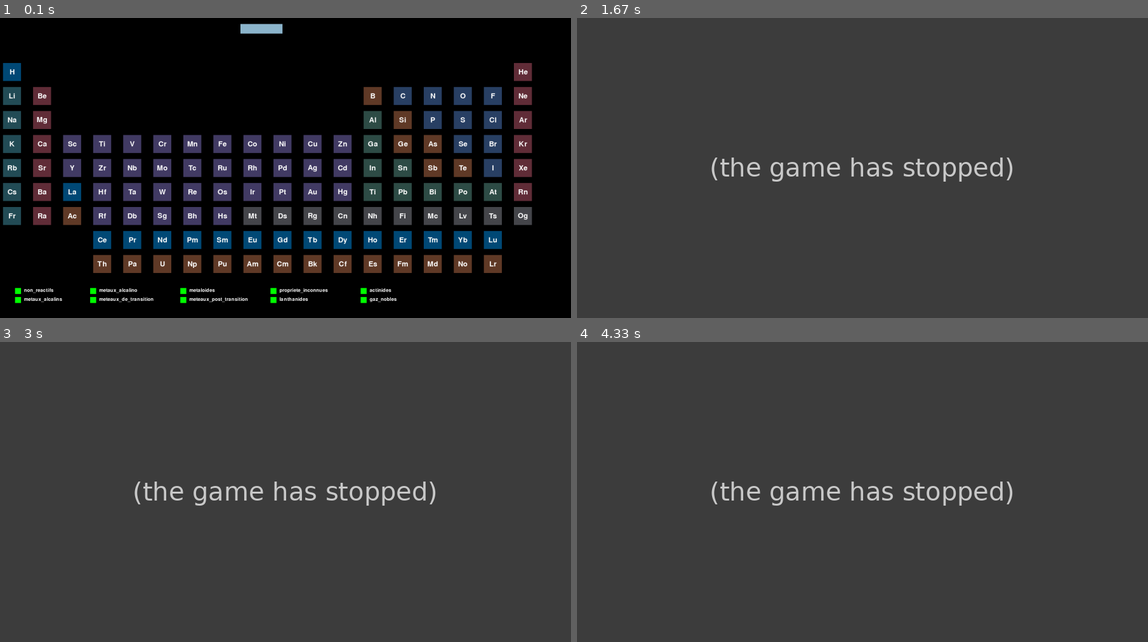
Above: before the commit, frames 1-4 (two rows, left to right).
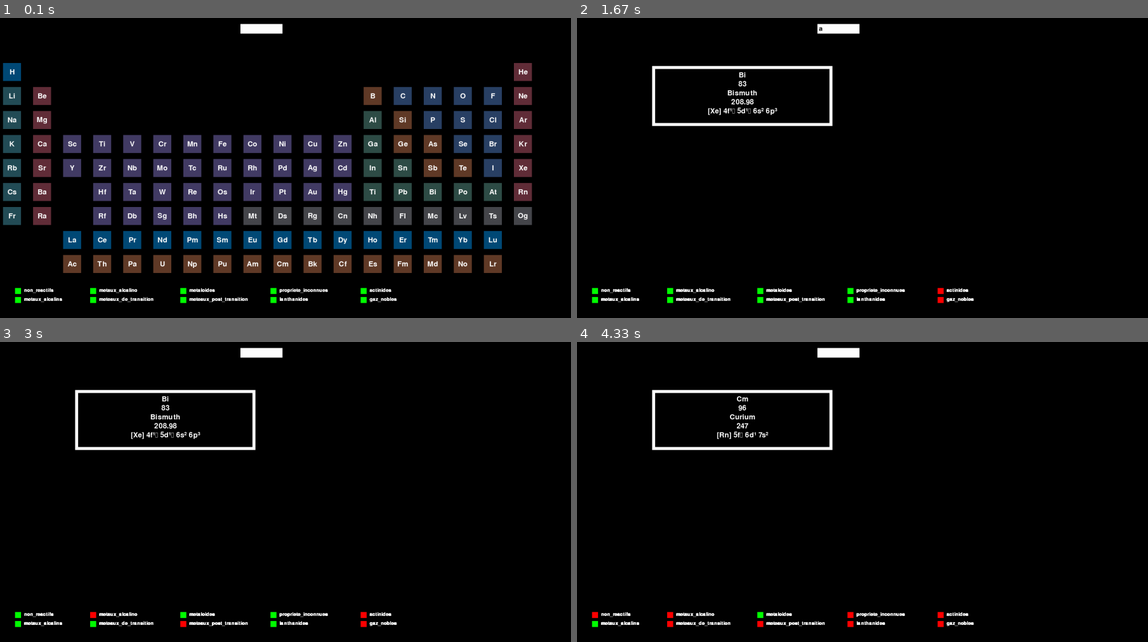
Above: after the commit, the same moments.

Repository: Dwikso/Pygame-Chimie
Game: pygame game, started from init.py
The game is run twice, just before and just after one commit, with the same random seed, the same clock (stepped at 60 frames per second) and the same inputs.
Inputs (mouse positions are in pixels of both pictures, inside the frame that each line leads up to):
- Up to frame 1 (0.1 s): no input
- Up to frame 2 (1.67 s): press the mouse at (942, 300) at 0.37 s; move the mouse to (856, 186) at 0.47 s; release the mouse at (776, 75) at 0.6 s; press the mouse at (942, 291) at 0.7 s; move the mouse to (982, 240) at 0.8 s; release the mouse at (1028, 192) at 0.93 s; tap A at 1 s; tap Enter at 1.33 s
- Up to frame 3 (3 s): hold Backspace 1.67-2.13 s; press the mouse at (91, 615) at 2.25 s; move the mouse to (222, 510) at 2.35 s; release the mouse at (348, 405) at 2.48 s; tap Enter at 2.55 s; press the mouse at (182, 624) at 2.92 s
- Up to frame 4 (4.33 s): move the mouse to (799, 609) at 3.02 s; release the mouse at (839, 597) at 3.15 s; press the mouse at (668, 624) at 3.25 s; move the mouse to (759, 510) at 3.35 s; release the mouse at (856, 396) at 3.48 s; press the mouse at (851, 624) at 3.58 s; move the mouse to (862, 606) at 3.68 s; release the mouse at (868, 591) at 3.82 s; press the mouse at (851, 615) at 3.92 s; move the mouse to (799, 501) at 4.02 s; release the mouse at (754, 387) at 4.15 s; press the mouse at (594, 615) at 4.25 s

The runs differ from the first frame. In frame 1, 1.5% of the frame differs, in the area x 4-71%, y 1-95%; in frame 2, 100%; in frame 3, 100%; in frame 4, 100%, in the area x 0-100%, y 0-100%.
Error before the commit: NameError: name 'j' is not defined (init.py line 419); the game stopped at 1.33 s (later frames are placeholders)

Commit message:
Presque Finis

Diff:
--- a/init.py
+++ b/init.py
@@ -2,7 +2,9 @@
 from sys import exit
 
 pygame.init()
-screen = pygame.display.set_mode((1900,1000))
+width = 1900
+height = 1000
+screen = pygame.display.set_mode((width,height))
 pygame.display.set_caption('Tableau Périodique')
 font = pygame.font.Font(None, 36)
 
@@ -19,17 +21,19 @@
 bleu_acier = (42, 65, 101)
 white = (255,255,255)
 marron_rougeatre = (97,59,40)
+rouge_fonce = (212, 15, 77)
 
 #Search Bar
 search_font = pygame.font.Font(None, 32)
 search_text = ''
 
 search_rect = pygame.Rect(800, 20, 140, 32)
-search_color = pygame.Color('lightskyblue3')
+search_color = pygame.Color('white')
 search_active = False
 
 #CheckBox
 checked = False
+
 
 
 rectangle = pygame.Rect(250,160,600,200)
@@ -81,11 +85,11 @@
     (3,7) : "Ce", (4,7) : "Pr" , (5,7) : "Nd" , (6,7) : "Pm",
     (7,7) : "Sm" , (8,7) : "Eu" , (9,7) : "Gd" , (10,7) : "Tb",
     (11,7) : "Dy", (12,7) : "Ho" , (13,7) : "Er" , (14,7) : "Tm",
-    (15,7): "Yb", (16,7) : "Lu",
+    (15,7): "Yb", (16,7) : "Lu", (2, 7): "La"
 }
 
 actinide = {
-    (2,6) : "Ac",(3,8) : "Th", (4,8) : "Pa" , (5,8) : "U" ,
+    (2,8) : "Ac",(3,8) : "Th", (4,8) : "Pa" , (5,8) : "U" ,
     (6,8) : "Np", (7,8) : "Pu" , (8,8) : "Am" , (9,8) : "Cm" , (10,8) : "Bk",
     (11,8) : "Cf", (12,8) : "Es" , (13,8) : "Fm" , (14,8) : "Md", (15,8): "No", (16,8) : "Lr"
 }
@@ -96,124 +100,124 @@
 }
 
 element_chimiques = {
-    (0, 0): ["H", "1", "Hydrogène", "1.0078"],
-    (17, 0): ["He", "2", "Hélium", "4.0026"],
-    (0, 1): ["Li", "3", "Lithium", "6.941"],
-    (1, 1): ["Be", "4", "Béryllium", "9.0122"],
-    (12, 1): ["B", "5", "Bore", "10.81"],
-    (13, 1): ["C", "6", "Carbone", "12.011"],
-    (14, 1): ["N", "7", "Azote", "14.007"],
-    (15, 1): ["O", "8", "Oxygène", "15.999"],
-    (16, 1): ["F", "9", "Fluor", "18.998"],
-    (17, 1): ["Ne", "10", "Néon", "20.180"],
-    (0, 2): ["Na", "11", "Sodium", "22.990"],
-    (1, 2): ["Mg", "12", "Magnésium", "24.305"],
-    (12, 2): ["Al", "13", "Aluminium", "26.982"],
-    (13, 2): ["Si", "14", "Silicium", "28.085"],
-    (14, 2): ["P", "15", "Phosphore", "30.974"],
-    (15, 2): ["S", "16", "Soufre", "32.06"],
-    (16, 2): ["Cl", "17", "Chlore", "35.45"],
-    (17, 2): ["Ar", "18", "Argon", "39.948"],
-    (0, 3): ["K", "19", "Potassium", "39.098"],
-    (1, 3): ["Ca", "20", "Calcium", "40.078"],
-    (2, 3): ["Sc", "21", "Scandium", "44.956"],
-    (3, 3): ["Ti", "22", "Titane", "47.867"],
-    (4, 3): ["V", "23", "Vanadium", "50.942"],
-    (5, 3): ["Cr", "24", "Chrome", "51.996"],
-    (6, 3): ["Mn", "25", "Manganèse", "54.938"],
-    (7, 3): ["Fe", "26", "Fer", "55.845"],
-    (8, 3): ["Co", "27", "Cobalt", "58.933"],
-    (9, 3): ["Ni", "28", "Nickel", "58.693"],
-    (10, 3): ["Cu", "29", "Cuivre", "63.546"],
-    (11, 3): ["Zn", "30", "Zinc", "65.38"],
-    (12, 3): ["Ga", "31", "Gallium", "69.723"],
-    (13, 3): ["Ge", "32", "Germanium", "72.630"],
-    (14, 3): ["As", "33", "Arsenic", "74.922"],
-    (15, 3): ["Se", "34", "Sélénium", "78.971"],
-    (16, 3): ["Br", "35", "Brome", "79.904"],
-    (17, 3): ["Kr", "36", "Krypton", "83.798"],
-    (0, 4): ["Rb", "37", "Rubidium", "85.468"],
-    (1, 4): ["Sr", "38", "Strontium", "87.62"],
-    (2, 4): ["Y", "39", "Yttrium", "88.906"],
-    (3, 4): ["Zr", "40", "Zirconium", "91.224"],
-    (4, 4): ["Nb", "41", "Niobium", "92.906"],
-    (5, 4): ["Mo", "42", "Molybdène", "95.95"],
-    (6, 4): ["Tc", "43", "Technétium", "98"],
-    (7, 4): ["Ru", "44", "Ruthénium", "101.07"],
-    (8, 4): ["Rh", "45", "Rhodium", "102.91"],
-    (9, 4): ["Pd", "46", "Palladium", "106.42"],
-    (10, 4): ["Ag", "47", "Argent", "107.87"],
-    (11, 4): ["Cd", "48", "Cadmium", "112.41"],
-    (12, 4): ["In", "49", "Indium", "114.82"],
-    (13, 4): ["Sn", "50", "Étain", "118.71"],
-    (14, 4): ["Sb", "51", "Antimoine", "121.76"],
-    (15, 4): ["Te", "52", "Tellure", "127.60"],
-    (16, 4): ["I", "53", "Iode", "126.90"],
-    (17, 4): ["Xe", "54", "Xénon", "131.29"],
-    (0, 5): ["Cs", "55", "Césium", "132.91"],
-    (1, 5): ["Ba", "56", "Baryum", "137.33"],
-    (2, 5): ["La", "57", "Lanthane", "138.91"],
-    (3, 5): ["Hf", "72", "Hafnium", "178.49"],
-    (4, 5): ["Ta", "73", "Tantale", "180.95"],
-    (5, 5): ["W", "74", "Tungstène", "183.84"],
-    (6, 5): ["Re", "75", "Rhénium", "186.21"],
-    (7, 5): ["Os", "76", "Osmium", "190.23"],
-    (8, 5): ["Ir", "77", "Iridium", "192.22"],
-    (9, 5): ["Pt", "78", "Platine", "195.08"],
-    (10, 5): ["Au", "79", "Or", "196.97"],
-    (11, 5): ["Hg", "80", "Mercure", "200.59"],
-    (12, 5): ["Ti", "81", "Thallium", "204.38"],
-    (13, 5): ["Pb", "82", "Plomb", "207.2"],
-    (14, 5): ["Bi", "83", "Bismuth", "208.98"],
-    (15, 5): ["Po", "84", "Polonium", "209"],
-    (16, 5): ["At", "85", "Astate", "210"],
-    (17, 5): ["Rn", "86", "Radon", "222"],
-    (0, 6): ["Fr", "87", "Francium", "223"],
-    (1, 6): ["Ra", "88", "Radium", "226"],
-    (2, 6): ["Ac", "89", "Actinium", "227"],
-    (3, 6): ["Rf", "104", "Rutherfordium", "267"],
-    (4, 6): ["Db", "105", "Dubnium", "270"],
-    (5, 6): ["Sg", "106", "Seaborgium", "271"],
-    (6, 6): ["Bh", "107", "Bohrium", "270"],
-    (7, 6): ["Hs", "108", "Hassium", "277"],
-    (8, 6): ["Mt", "109", "Meitnerium", "276"],
-    (9, 6): ["Ds", "110", "Darmstadtium", "281"],
-    (10, 6): ["Rg", "111", "Roentgenium", "280"],
-    (11, 6): ["Cn", "112", "Copernicium", "285"],
-    (12, 6): ["Nh", "113", "Nihonium", "284"],
-    (13, 6): ["Fi", "114", "Flerovium", "289"],
-    (14, 6): ["Mc", "115", "Moscovium", "288"],
-    (15, 6): ["Lv", "116", "Livermorium", "293"],
-    (16, 6): ["Ts", "117", "Tennessine", "294"],
-    (17, 6): ["Og", "118", "Oganesson", "294"],
-    (3, 7): ["Ce", "58", "Cérium", "140.12"],
-    (4, 7): ["Pr", "59", "Praséodyme", "140.91"],
-    (5, 7): ["Nd", "60", "Néodyme", "144.24"],
-    (6, 7): ["Pm", "61", "Prométhium", "145"],
-    (7, 7): ["Sm", "62", "Samarium", "150.36"],
-    (8, 7): ["Eu", "63", "Europium", "151.96"],
-    (9, 7): ["Gd", "64", "Gadolinium", "157.25"],
-    (10, 7): ["Tb", "65", "Terbium", "158.93"],
-    (11, 7): ["Dy", "66", "Dysprosium", "162.50"],
-    (12, 7): ["Ho", "67", "Holmium", "164.93"],
-    (13, 7): ["Er", "68", "Erbium", "167.26"],
-    (14, 7): ["Tm", "69", "Thulium", "168.93"],
-    (15, 7): ["Yb", "70", "Ytterbium", "173.04"],
-    (16, 7): ["Lu", "71", "Lutécium", "174.97"],
-    (3, 8): ["Th", "90", "Thorium", "232.04"],
-    (4, 8): ["Pa", "91", "Protactinium", "231.04"],
-    (5, 8): ["U", "92", "Uranium", "238.03"],
-    (6, 8): ["Np", "93", "Neptunium", "237"],
-    (7, 8): ["Pu", "94", "Plutonium", "244"],
-    (8, 8): ["Am", "95", "Américium", "243"],
-    (9, 8): ["Cm", "96", "Curium", "247"],
-    (10, 8): ["Bk", "97", "Berkélium", "247"],
-    (11, 8): ["Cf", "98", "Californium", "251"],
-    (12, 8): ["Es", "99", "Einsteinium", "252"],
-    (13, 8): ["Fm", "100", "Fermium", "257"],
-    (14, 8): ["Md", "101", "Mendélévium", "258"],
-    (15, 8): ["No", "102", "Nobélium", "259"],
-    (16, 8): ["Lr", "103", "Lawrencium", "262"],
+    (0, 0): ["H", "1", "Hydrogène", "1.0078", "1s¹"],
+    (17, 0): ["He", "2", "Hélium", "4.0026", "1s²"],
+    (0, 1): ["Li", "3", "Lithium", "6.941", "[He] 2s¹"],
+    (1, 1): ["Be", "4", "Béryllium", "9.0122", "[He] 2s²"],
+    (12, 1): ["B", "5", "Bore", "10.81", "[He] 2s² 2p¹"],
+    (13, 1): ["C", "6", "Carbone", "12.011", "[He] 2s² 2p²"],
+    (14, 1): ["N", "7", "Azote", "14.007", "[He] 2s² 2p³"],
+    (15, 1): ["O", "8", "Oxygène", "15.999", "[He] 2s² 2p⁴"],
+    (16, 1): ["F", "9", "Fluor", "18.998", "[He] 2s² 2p⁵"],
+    (17, 1): ["Ne", "10", "Néon", "20.180", "[He] 2s² 2p⁶"],
+    (0, 2): ["Na", "11", "Sodium", "22.990", "[Ne] 3s¹"],
+    (1, 2): ["Mg", "12", "Magnésium", "24.305", "[Ne] 3s²"],
+    (12, 2): ["Al", "13", "Aluminium", "26.982", "[Ne] 3s² 3p¹"],
+    (13, 2): ["Si", "14", "Silicium", "28.085", "[Ne] 3s² 3p²"],
+    (14, 2): ["P", "15", "Phosphore", "30.974", "[Ne] 3s² 3p³"],
+    (15, 2): ["S", "16", "Soufre", "32.06", "[Ne] 3s² 3p⁴"],
+    (16, 2): ["Cl", "17", "Chlore", "35.45", "[Ne] 3s² 3p⁵"],
+    (17, 2): ["Ar", "18", "Argon", "39.948", "[Ne] 3s² 3p⁶"],
+    (0, 3): ["K", "19", "Potassium", "39.098", "[Ar] 4s¹"],
+    (1, 3): ["Ca", "20", "Calcium", "40.078", "[Ar] 4s²"],
+    (2, 3): ["Sc", "21", "Scandium", "44.956", "[Ar] 3d¹ 4s²"],
+    (3, 3): ["Ti", "22", "Titane", "47.867", "[Ar] 3d² 4s²"],
+    (4, 3): ["V", "23", "Vanadium", "50.942", "[Ar] 3d³ 4s²"],
+    (5, 3): ["Cr", "24", "Chrome", "51.996", "[Ar] 3d⁴ 4s²"],
+    (6, 3): ["Mn", "25", "Manganèse", "54.938", "[Ar] 3d⁵ 4s²"],
+    (7, 3): ["Fe", "26", "Fer", "55.845", "[Ar] 3d⁶ 4s²"],
+    (8, 3): ["Co", "27", "Cobalt", "58.933", "[Ar] 3d⁷ 4s²"],
+    (9, 3): ["Ni", "28", "Nickel", "58.693", "[Ar] 3d⁸ 4s²"],
+    (10, 3): ["Cu", "29", "Cuivre", "63.546", "[Ar] 3d⁹ 4s²"],
+    (11, 3): ["Zn", "30", "Zinc", "65.38", "[Ar] 3d¹⁰ 4s²"],
+    (12, 3): ["Ga", "31", "Gallium", "69.723", "[Ar] 3d¹⁰ 4s² 4p¹"],
+    (13, 3): ["Ge", "32", "Germanium", "72.630", "[Ar] 3d¹⁰ 4s² 4p²"],
+    (14, 3): ["As", "33", "Arsenic", "74.922", "[Ar] 3d¹⁰ 4s² 4p³"],
+    (15, 3): ["Se", "34", "Sélénium", "78.971", "[Ar] 3d¹⁰ 4s² 4p⁴"],
+    (16, 3): ["Br", "35", "Brome", "79.904", "[Ar] 3d¹⁰ 4s² 4p⁵"],
+    (17, 3): ["Kr", "36", "Krypton", "83.798", "[Ar] 3d¹⁰ 4s² 4p⁶"],
+    (0, 4): ["Rb", "37", "Rubidium", "85.468", "[Kr] 5s¹"],
+    (1, 4): ["Sr", "38", "Strontium", "87.62", "[Kr] 5s²"],
+    (2, 4): ["Y", "39", "Yttrium", "88.906", "[Kr] 4d¹ 5s²"],
+    (3, 4): ["Zr", "40", "Zirconium", "91.224", "[Kr] 4d² 5s²"],
+    (4, 4): ["Nb", "41", "Niobium", "92.906", "[Kr] 4d³ 5s²"],
+    (5, 4): ["Mo", "42", "Molybdène", "95.95", "[Kr] 4d⁴ 5s²"],
+    (6, 4): ["Tc", "43", "Technétium", "98", "[Kr] 4d⁵ 5s²"],
+    (7, 4): ["Ru", "44", "Ruthénium", "101.07", "[Kr] 4d⁶ 5s²"],
+    (8, 4): ["Rh", "45", "Rhodium", "102.91", "[Kr] 4d⁷ 5s²"],
+    (9, 4): ["Pd", "46", "Palladium", "106.42", "[Kr] 4d⁸ 5s²"],
+    (10, 4): ["Ag", "47", "Argent", "107.87", "[Kr] 4d⁹ 5s²"],
+    (11, 4): ["Cd", "48", "Cadmium", "112.41", "[Kr] 4d¹⁰ 5s²"],
+    (12, 4): ["In", "49", "Indium", "114.82", "[Kr] 4d¹⁰ 5s² 5p¹"],
+    (13, 4): ["Sn", "50", "Étain", "118.71", "[Kr] 4d¹⁰ 5s² 5p²"],
+    (14, 4): ["Sb", "51", "Antimoine", "121.76", "[Kr] 4d¹⁰ 5s² 5p³"],
+    (15, 4): ["Te", "52", "Tellure", "127.60", "[Kr] 4d¹⁰ 5s² 5p⁴"],
+    (16, 4): ["I", "53", "Iode", "126.90", "[Kr] 4d¹⁰ 5s² 5p⁵"],
+    (17, 4): ["Xe", "54", "Xénon", "131.29", "[Kr] 4d¹⁰ 5s² 5p⁶"],
+    (0, 5): ["Cs", "55", "Césium", "132.91", "[Xe] 6s¹"],
+    (1, 5): ["Ba", "56", "Baryum", "137.33", "[Xe] 6s²"],
+    (2, 7): ["La", "57", "Lanthane", "138.91", "[Xe] 5d¹ 6s²"],
+    (3, 5): ["Hf", "72", "Hafnium", "178.49", "[Xe] 4f¹⁴ 5d² 6s²"],
+    (4, 5): ["Ta", "73", "Tantale", "180.95", "[Xe] 4f¹⁴ 5d³ 6s²"],
+    (5, 5): ["W", "74", "Tungstène", "183.84", "[Xe] 4f¹⁴ 5d⁴ 6s²"],
+    (6, 5): ["Re", "75", "Rhénium", "186.21", "[Xe] 4f¹⁴ 5d⁵ 6s²"],
+    (7, 5): ["Os", "76", "Osmium", "190.23", "[Xe] 4f¹⁴ 5d⁶ 6s²"],
+    (8, 5): ["Ir", "77", "Iridium", "192.22", "[Xe] 4f¹⁴ 5d⁷ 6s²"],
+    (9, 5): ["Pt", "78", "Platine", "195.08", "[Xe] 4f¹⁴ 5d⁹ 6s¹"],
+    (10, 5): ["Au", "79", "Or", "196.97", "[Xe] 4f¹⁴ 5d¹⁰ 6s¹"],
+    (11, 5): ["Hg", "80", "Mercure", "200.59", "[Xe] 4f¹⁴ 5d¹⁰ 6s²"],
+    (12, 5): ["Ti", "81", "Thallium", "204.38", "[Xe] 4f¹⁴ 5d¹⁰ 6s² 6p¹"],
+    (13, 5): ["Pb", "82", "Plomb", "207.2", "[Xe] 4f¹⁴ 5d¹⁰ 6s² 6p²"],
+    (14, 5): ["Bi", "83", "Bismuth", "208.98", "[Xe] 4f¹⁴ 5d¹⁰ 6s² 6p³"],
+    (15, 5): ["Po", "84", "Polonium", "209", "[Xe] 4f¹⁴ 5d¹⁰ 6s² 6p⁴"],
+    (16, 5): ["At", "85", "Astate", "210", "[Xe] 4f¹⁴ 5d¹⁰ 6s² 6p⁵"],
+    (17, 5): ["Rn", "86", "Radon", "222", "[Xe] 4f¹⁴ 5d¹⁰ 6s² 6p⁶"],
+    (0, 6): ["Fr", "87", "Francium", "223", "[Rn] 7s¹"],
+    (1, 6): ["Ra", "88", "Radium", "226", "[Rn] 7s²"],
+    (2, 8): ["Ac", "89", "Actinium", "227", "[Rn] 6d¹ 7s²"],
+    (3, 6): ["Rf", "104", "Rutherfordium", "267", "[Rn] 5f¹⁴ 6d² 7s²"],
+    (4, 6): ["Db", "105", "Dubnium", "270", "[Rn] 5f¹⁴ 6d³ 7s²"],
+    (5, 6): ["Sg", "106", "Seaborgium", "271", "[Rn] 5f¹⁴ 6d⁴ 7s²"],
+    (6, 6): ["Bh", "107", "Bohrium", "270", "[Rn] 5f¹⁴ 6d⁵ 7s²"],
+    (7, 6): ["Hs", "108", "Hassium", "277", "[Rn] 5f¹⁴ 6d⁶ 7s²"],
+    (8, 6): ["Mt", "109", "Meitnerium", "276", "[Rn] 5f¹⁴ 6d⁷ 7s²"],
+    (9, 6): ["Ds", "110", "Darmstadtium", "281", "[Rn] 5f¹⁴ 6d⁸ 7s²"],
+    (10, 6): ["Rg", "111", "Roentgenium", "280", "[Rn] 5f¹⁴ 6d¹⁰ 7s¹"],
+    (11, 6): ["Cn", "112", "Copernicium", "285", "[Rn] 5f¹⁴ 6d¹⁰ 7s²"],
+    (12, 6): ["Nh", "113", "Nihonium", "284", "[Rn] 5f¹⁴ 6d¹⁰ 7s² 7p¹"],
+    (13, 6): ["Fl", "114", "Flerovium", "289", "[Rn] 5f¹⁴ 6d¹⁰ 7s² 7p²"],
+    (14, 6): ["Mc", "115", "Moscovium", "288", "[Rn] 5f¹⁴ 6d¹⁰ 7s² 7p³"],
+    (15, 6): ["Lv", "116", "Livermorium", "293", "[Rn] 5f¹⁴ 6d¹⁰ 7s² 7p⁴"],
+    (16, 6): ["Ts", "117", "Tennessine", "294", "[Rn] 5f¹⁴ 6d¹⁰ 7s² 7p⁵"],
+    (17, 6): ["Og", "118", "Oganesson", "294", "[Rn] 5f¹⁴ 6d¹⁰ 7s² 7p⁶"],
+    (3, 7): ["Ce", "58", "Cérium", "140.12", "[Xe] 4f¹ 5d¹ 6s²"],
+    (4, 7): ["Pr", "59", "Praséodyme", "140.91", "[Xe] 4f³ 6s²"],
+    (5, 7): ["Nd", "60", "Néodyme", "144.24", "[Xe] 4f⁴ 6s²"],
+    (6, 7): ["Pm", "61", "Prométhium", "145", "[Xe] 4f⁵ 6s²"],
+    (7, 7): ["Sm", "62", "Samarium", "150.36", "[Xe] 4f⁶ 6s²"],
+    (8, 7): ["Eu", "63", "Europium", "151.96", "[Xe] 4f⁷ 6s²"],
+    (9, 7): ["Gd", "64", "Gadolinium", "157.25", "[Xe] 4f⁷ 5d¹ 6s²"],
+    (10, 7): ["Tb", "65", "Terbium", "158.93", "[Xe] 4f⁹ 6s²"],
+    (11, 7): ["Dy", "66", "Dysprosium", "162.50", "[Xe] 4f¹⁰ 6s²"],
+    (12, 7): ["Ho", "67", "Holmium", "164.93", "[Xe] 4f¹¹ 6s²"],
+    (13, 7): ["Er", "68", "Erbium", "167.26", "[Xe] 4f¹² 6s²"],
+    (14, 7): ["Tm", "69", "Thulium", "168.93", "[Xe] 4f¹³ 6s²"],
+    (15, 7): ["Yb", "70", "Ytterbium", "173.04", "[Xe] 4f¹⁴ 6s²"],
+    (16, 7): ["Lu", "71", "Lutécium", "174.97", "[Xe] 4f¹⁴ 5d¹ 6s²"],
+    (3, 8): ["Th", "90", "Thorium", "232.04", "[Rn] 6d² 7s²"],
+    (4, 8): ["Pa", "91", "Protactinium", "231.04", "[Rn] 5f² 6d¹ 7s²"],
+    (5, 8): ["U", "92", "Uranium", "238.03", "[Rn] 5f³ 6d¹ 7s²"],
+    (6, 8): ["Np", "93", "Neptunium", "237", "[Rn] 5f⁴ 6d¹ 7s²"],
+    (7, 8): ["Pu", "94", "Plutonium", "244", "[Rn] 5f⁵ 6d¹ 7s²"],
+    (8, 8): ["Am", "95", "Américium", "243", "[Rn] 5f⁶ 6d¹ 7s²"],
+    (9, 8): ["Cm", "96", "Curium", "247", "[Rn] 5f⁷ 6d¹ 7s²"],
+    (10, 8): ["Bk", "97", "Berkélium", "247", "[Rn] 5f⁹ 6d¹ 7s²"],
+    (11, 8): ["Cf", "98", "Californium", "251", "[Rn] 5f¹⁰ 6d¹ 7s²"],
+    (12, 8): ["Es", "99", "Einsteinium", "252", "[Rn] 5f¹¹ 6d¹ 7s²"],
+    (13, 8): ["Fm", "100", "Fermium", "257", "[Rn] 5f¹² 6d¹ 7s²"],
+    (14, 8): ["Md", "101", "Mendélévium", "258", "[Rn] 5f¹³ 6d¹ 7s²"],
+    (15, 8): ["No", "102", "Nobélium", "259", "[Rn] 5f¹⁴ 6d¹ 7s²"],
+    (16, 8): ["Lr", "103", "Lawrencium", "262", "[Rn] 5f¹⁴ 6d¹ 7s² 7p¹"],
 }
 
 
@@ -224,9 +228,9 @@
         for j in range(9):
             if i in [1,2,3,4,5,6,7,8,9,10,11,12,13,14,15,16] and j in [0]:
                 pygame.draw.rect(screen, black,(10 + i * 100, 150 + j * 80, 60, 60))
-            elif i in [0] and j in [0] or i in [3,4,5,6,7,8,9,10,11,12,13,14,15,16] and j in [7] :
+            elif i in [0] and j in [0] or i in [2,3,4,5,6,7,8,9,10,11,12,13,14,15,16] and j in [7] :
                 pygame.draw.rect(screen, bleu_cobalt, (10 + i * 100, 150 + j * 80, 60, 60))
-            elif i in [2,3,4,5,6,7,8,9,10,11] and j in [0,1,2] or i in [0,1,2,17] and j in [7,8]:
+            elif i in [2,3,4,5,6,7,8,9,10,11] and j in [0,1,2] or i in [0,1,17] and j in [7,8]:
                 pygame.draw.rect(screen, black, (10 + i * 100, 150 + j * 80, 60, 60))
             elif i in [13,14,15,16] and j in [1] or i in [14,15,16] and j in [2] or i in [15,16] and j in [3] or i in [16] and j in [4]:
                 pygame.draw.rect(screen, bleu_acier, (10 + i * 100, 150 + j * 80, 60, 60))
@@ -236,8 +240,8 @@
                 pygame.draw.rect(screen, bourgogne, (10 + i * 100, 150 + j * 80, 60, 60))
             elif i in [2,3,4,5,6,7,8,9,10,11] and j in [3,4] or  i in [3,4,5,6,7,8,9,10,11] and j in [5] or  i in [3,4,5,6,7] and j in [6]:
                 pygame.draw.rect(screen, purple, (10 + i * 100, 150 + j * 80, 60, 60))
-            elif i in [2] and j in [5]:
-                pygame.draw.rect(screen, bleu_cobalt, (10 + i * 100, 150 + j * 80, 60, 60))
+            elif i in [2] and j in [5,6]:
+                pygame.draw.rect(screen, black, (10 + i * 100, 150 + j * 80, 60, 60))
             elif i in [7,8,9,10,11,12,13,14,15,16,17] and j in [6]:
                 pygame.draw.rect(screen, gris_ardois, (10 + i * 100, 150 + j * 80, 60, 60))
             elif i in [12] and j in [2,3,4,5] or i in [13] and j in [4,5] or i in [13,14,15,16] and j in [5]:
@@ -345,18 +349,30 @@
     return int(i), int(j)
 
 def informations_sup(souris_pos, dic):
-    (i,j) = coordonnees(souris_pos)
-    cle = (i,j)
+    (i, j) = coordonnees(souris_pos)
+    cle = (i, j)
     if cle in dic:
         value = dic[cle]
-        return True
+        return value  # Retourne les informations si elles existent
     else:
-        return False
-
-def affiche_rect():
-    pygame.draw.rect(screen,white,(250,160,600,200))
-    pygame.draw.rect(screen,black, (260,170,580,180))
-
+        return None  # Retourne None si les informations n'existent pas
+
+
+def affiche_rect(infos):
+    if infos is not None:
+        pygame.draw.rect(screen, white, (250, 160, 600, 200))
+        pygame.draw.rect(screen, black, (260, 170, 580, 180))
+
+
+        font = pygame.font.Font(None, 36)
+        y_offset = 190
+
+        for info in infos:
+            text_surface = font.render(info, True, white)
+            text_rect = text_surface.get_rect()
+            text_rect.center = (550, y_offset)
+            screen.blit(text_surface, text_rect)
+            y_offset += 30
 
 def dessine_checkbox(checked_pos, check_states):
     for i in range(len(checked_pos)):
@@ -403,7 +419,7 @@
 def dessine_search_bar():
     pygame.draw.rect(screen, search_color, search_rect)
 
-    text_surface = search_font.render(search_text, True, (255, 255, 255))
+    text_surface = search_font.render(search_text, True, black)
     screen.blit(text_surface, (search_rect.x+5, search_rect.y+5))
     search_rect.w = max(100, text_surface.get_width()+10)
 
@@ -415,14 +431,29 @@
             return True
     return None
 
-def recherche_elm():
-    pygame.draw.rect(screen, black, (10 + i * 100, 150 + j * 80, 60, 60))
+resultats_recherche = []
+
+def recherche_elm(texte):
+    resultats_recherche = []
+
+    for coords, details in element_chimiques.items():
+        if texte.lower() in [info.lower() for info in details]:
+            resultats_recherche.append(coords)
+        else:
+            pygame.draw.rect(screen, black, (10 + coords[0] * 100, 150 + coords[1] * 80, 60, 60))
+
+    for coords in resultats_recherche:
+        pygame.draw.rect(screen, rouge_fonce, (10 + coords[0] * 100, 150 + coords[1] * 80, 60, 60))
+        text_surface = font.render(element_chimiques[coords][0], True, white)
+        text_rect = text_surface.get_rect()
+        text_rect.center = (10 + coords[0] * 100 + 30, 150 + coords[1] * 80 + 30)
+        screen.blit(text_surface, text_rect)
+
 
 
 screen.fill(black)
 dessine_tableau()
-dessine_checkbox(checked_pos, check_states)
-affiche_masque_element(check_states)
+
 
 run = True
 while run:
@@ -438,26 +469,28 @@
         if event.type == pygame.MOUSEBUTTONUP:
             if event.button == 1:
                 souris_pos = pygame.mouse.get_pos()
-                if informations_sup(souris_pos,element_chimiques) == True:
-                    affiche_rect()
-
-        if event.type == pygame.MOUSEBUTTONDOWN:
-            if search_rect.collidepoint(event.pos):
-                search_active = True
-            else:
-                search_active = False
+                infos = informations_sup(souris_pos,element_chimiques)
+                if infos:
+                    affiche_rect(infos)
+
         if event.type == pygame.KEYDOWN:
             if event.key == pygame.K_RETURN:
-                if not recherche_text(search_text):
-                    recherche_elm()
-            if event.key == pygame.K_BACKSPACE:
+                if search_text == "":
+                    print("Entrez un valeur")
+                else:
+                    recherche_elm(search_text)
+            elif event.type == pygame.KEYDOWN and event.key == pygame.K_BACKSPACE:
                 search_text = search_text[:-1]
-            else:
+            elif pygame.K_a <= event.key <= pygame.K_z or pygame.K_0 <= event.key <= pygame.K_9: # Vérifie si la touche pressée est une lettre de l'alphabet (a à z) ou un chiffre (0 à 9)
                 search_text += event.unicode
 
 
     #Proprieter Tableau
     dessine_search_bar()
+    dessine_checkbox(checked_pos, check_states)
+    affiche_masque_element(check_states)
+
+
 
     #affiche_rect()
     pygame.display.update()
